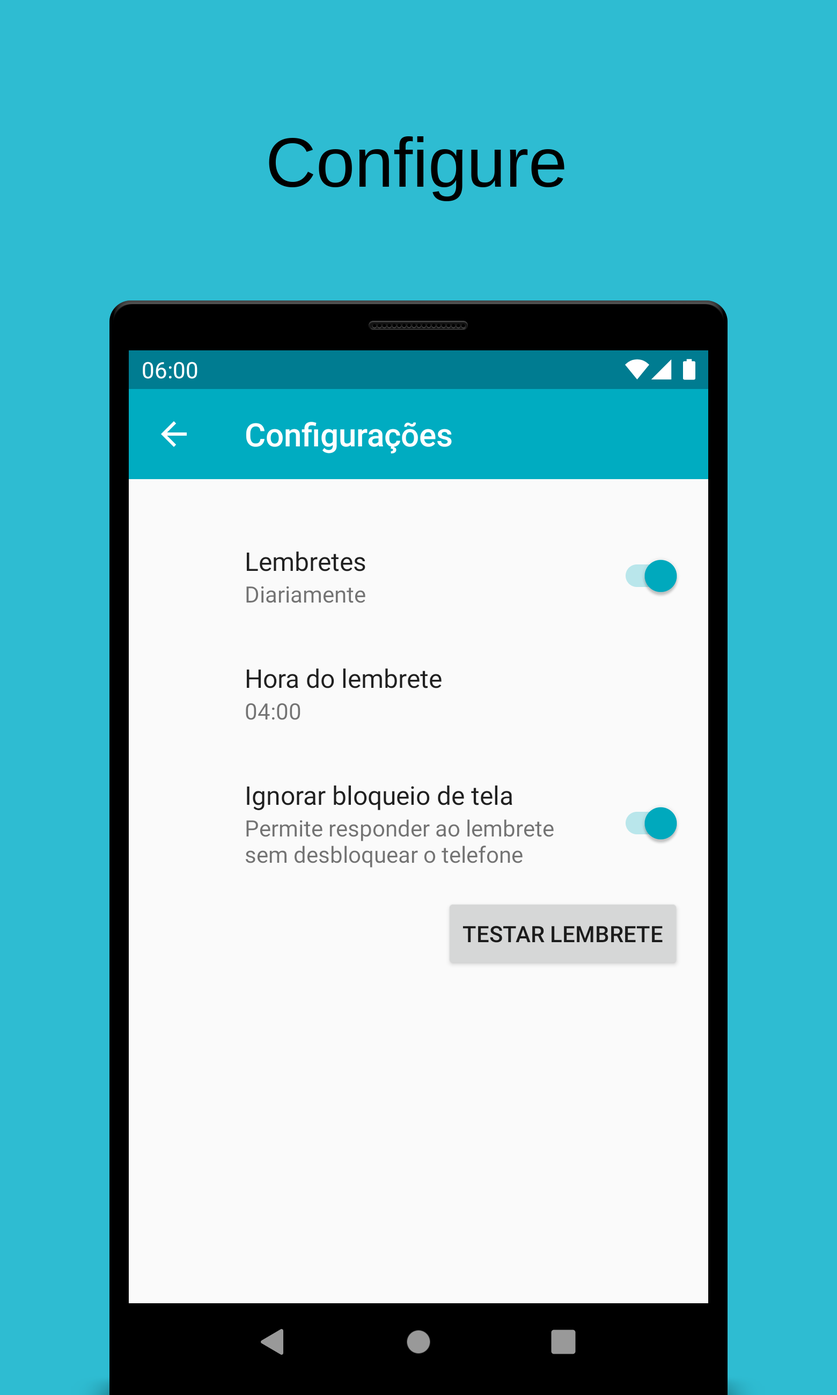
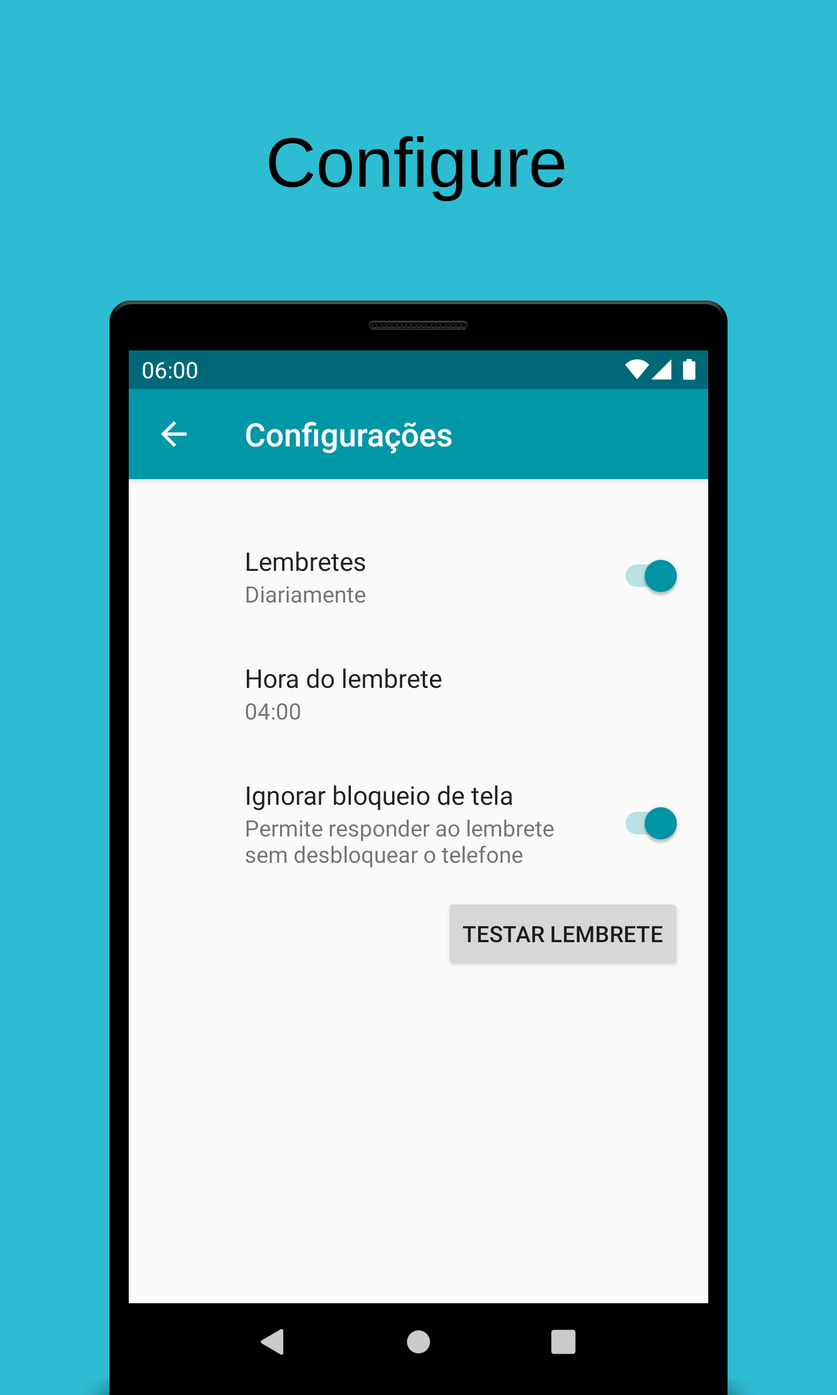
Before/after of a w=837, h=1395 layered artwork. What changed in the layer stack:
painted on "Phone" over left=128, top=350, right=709, bottom=1355
